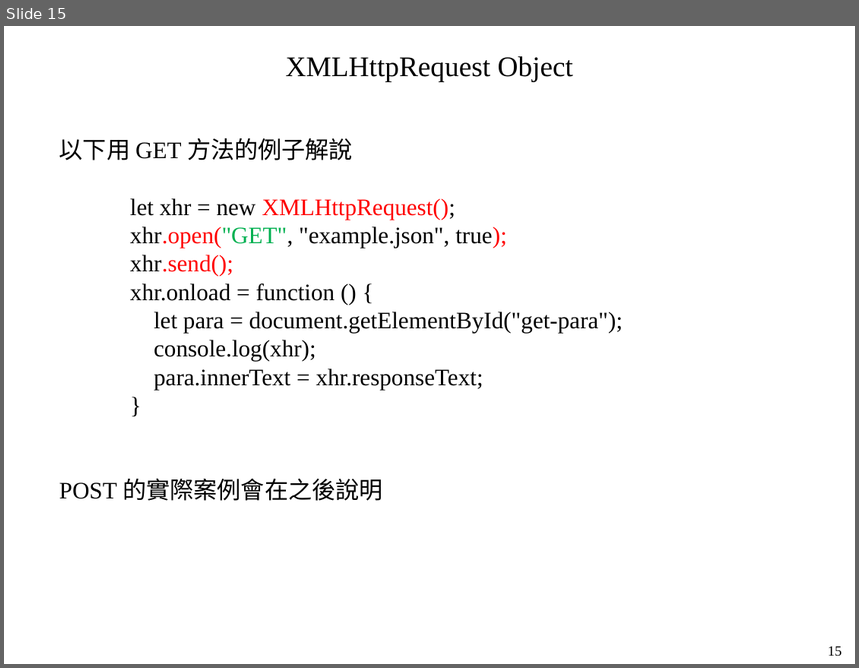
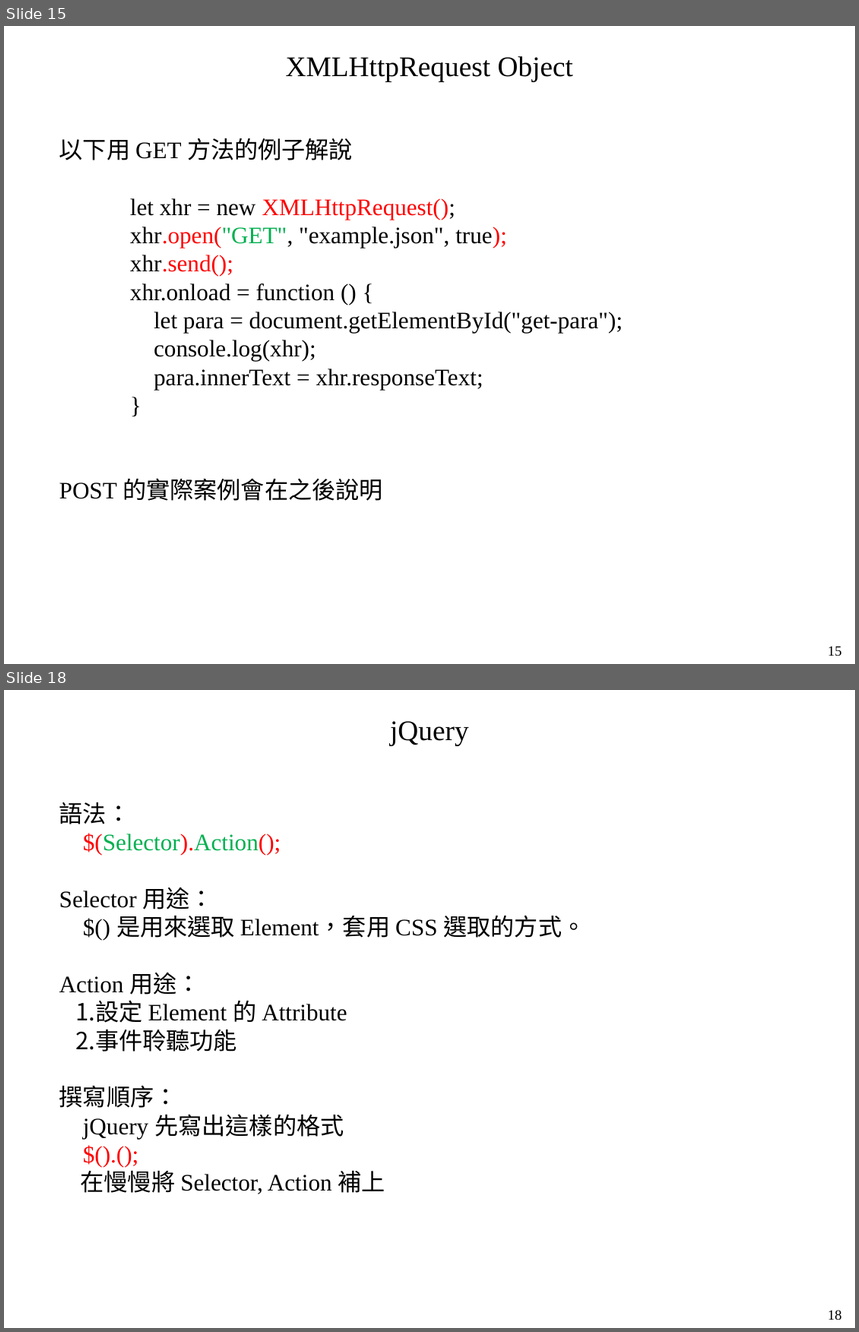
Before and after one commit to mar120434/2021_web_tutor, a slide deck: 動態網頁.pptx. Shown one above the other, each under a label of ours: slide 15 before the commit, slides 15 and 18 after it; the slides between them are not shown. The pictures are 859x668 and 859x1332 pixels, drawn with LibreOffice and Linux fonts; fonts in the diff are those of the drawing. Boxes give left, top, right and bottom in pixels: in the first picture for what was removed or moved away, otherwise in the second. Text is boxed around its words. In the diff, an @@ line names an element or a change of style, - is before the commit and + after.

Commit message:
20210729_0110 add jQuery

```diff
--- a/動態網頁.pptx
+++ b/動態網頁.pptx
@@ slide 18 added at (4, 690, 855, 1328), background #FFFFFF @@
@@ text added at (390, 721, 469, 745), 24 pt, text #000000 @@
+jQuery
@@ text added at (59, 802, 586, 1195), 20 pt, text #000000 @@
+語法：
+$(Selector).Action();
+Selector 用途：
+$() 是用來選取 Element，套用 CSS 選取的方式。
+Action 用途：
+1. 設定 Element 的 Attribute
+2. 事件聆聽功能
+撰寫順序：
+jQuery 先寫出這樣的格式
+$().();
+在慢慢將 Selector, Action 補上
@@ text added at (828, 1310, 842, 1320), 12 pt, text #000000 @@
+18
```
Also in this commit, not shown: 2 other slides added, 3 other files.
